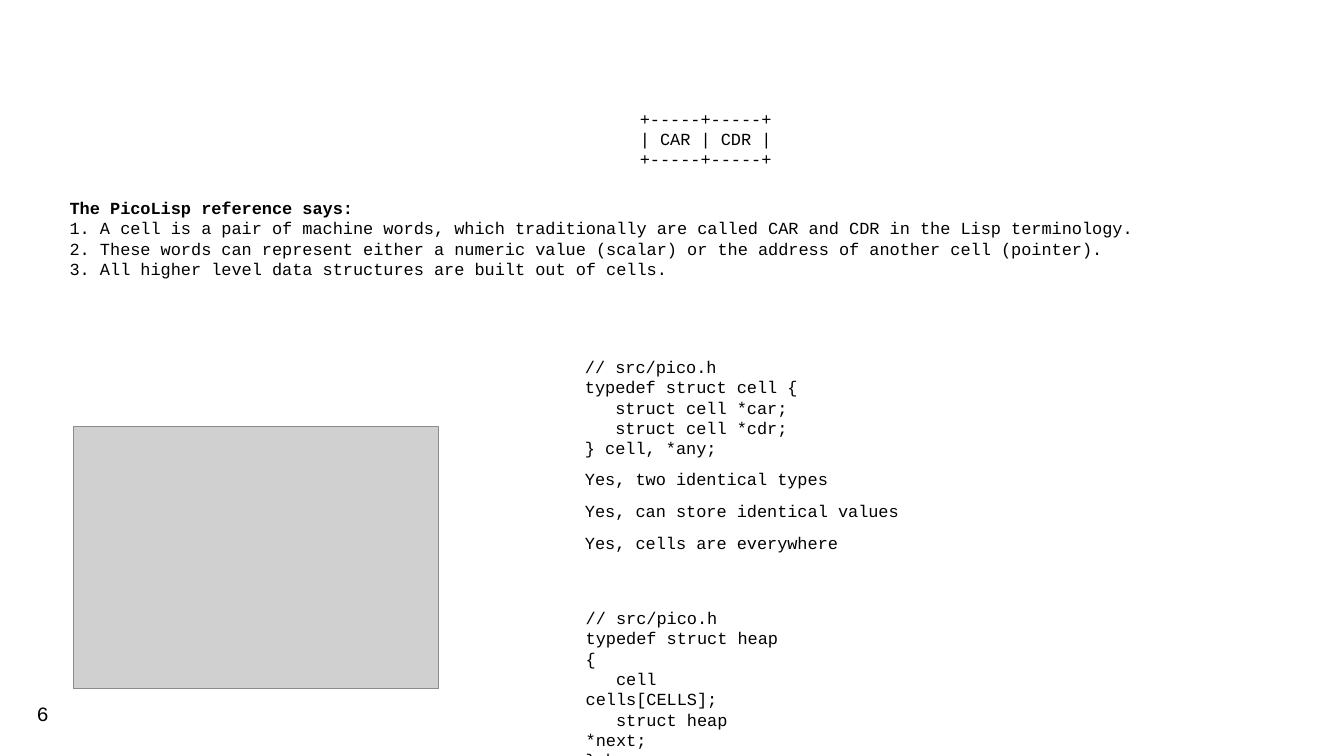
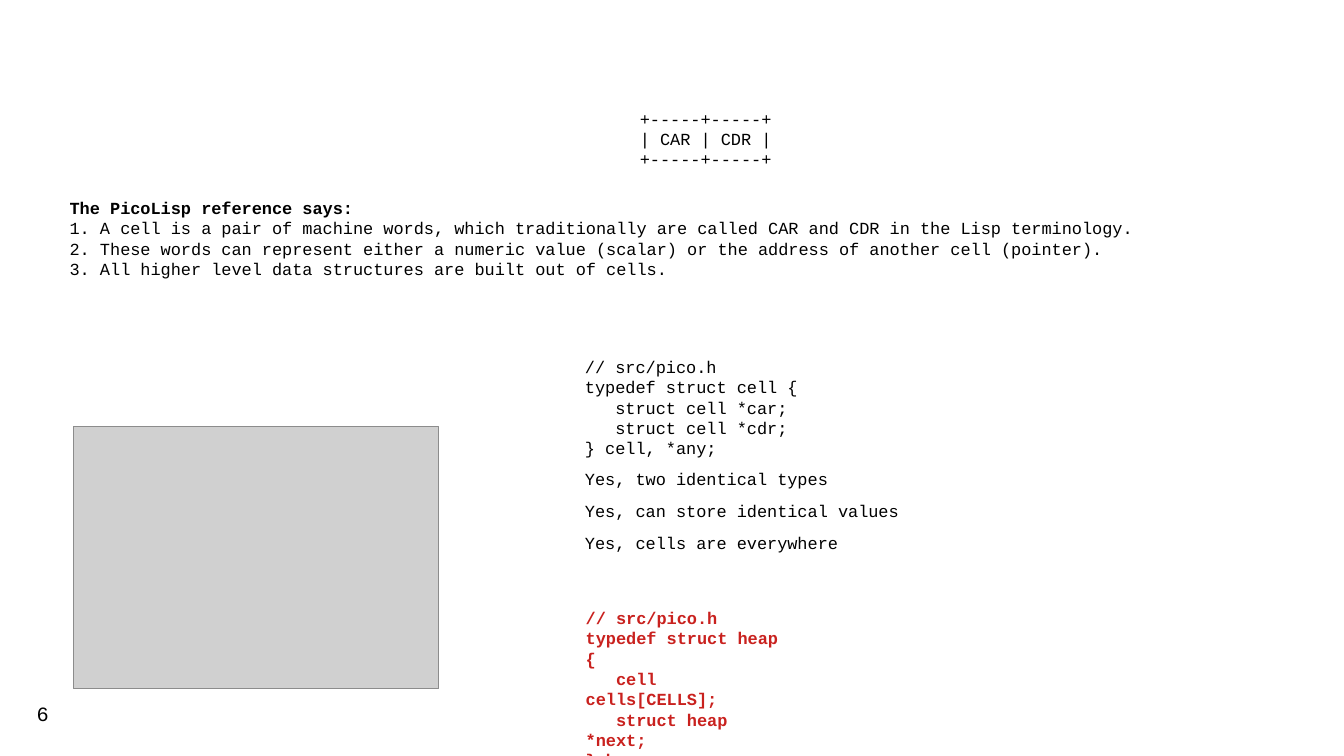
Before and after one commit to tankf33der/tankf33der, a slide deck: slide 6 of cells/data-/part0.odp. Drawn at 1344x756 pixels with LibreOffice and Linux fonts; fonts in the diff are those of the drawing; grey boxes stand for pictures. Boxes give left, top, right and bottom in pixels: in the first picture for what was removed or moved away, otherwise in the second. Text is boxed around its words. In the diff, an @@ line names an element or a change of style, - is before the commit and + after.

```diff
--- a/cells/data-/part0.odp
+++ b/cells/data-/part0.odp
@@ text "// src/pico.h" at box(586, 611, 779, 749): text colour #000000 to #C9211E, bold on @@
```
Also in this commit, not shown: 1 other slide changed.
